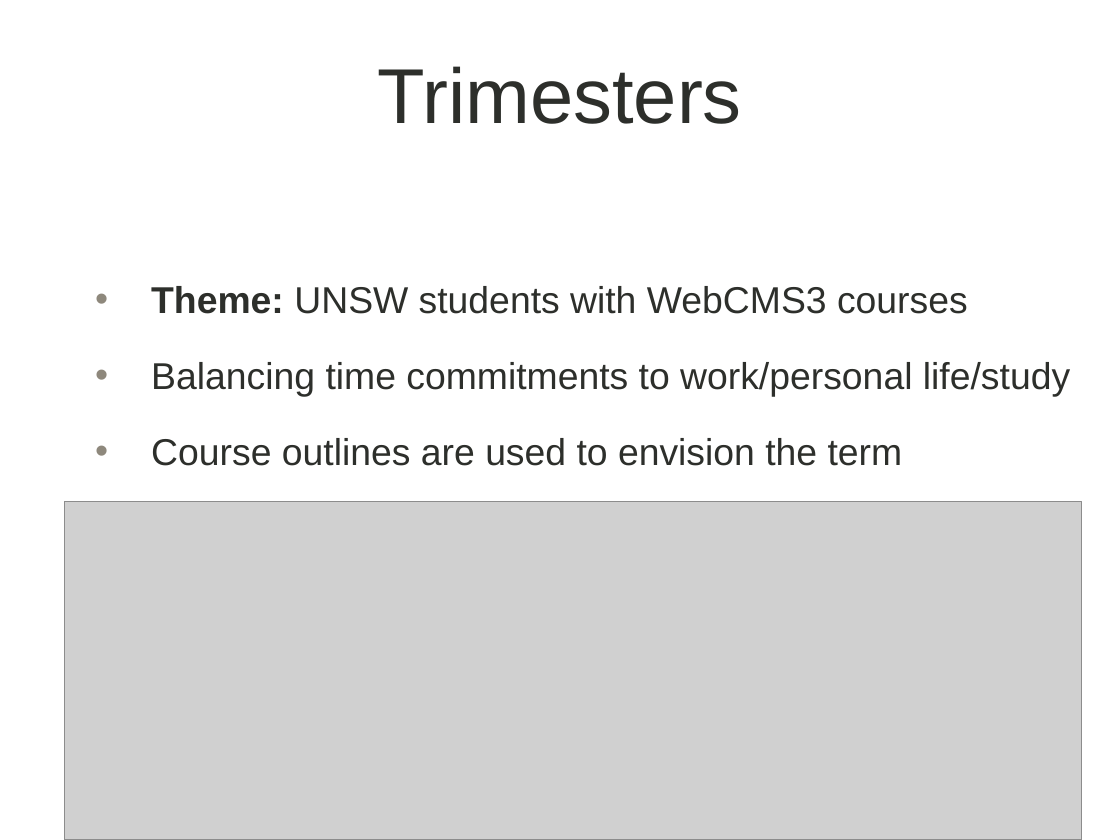
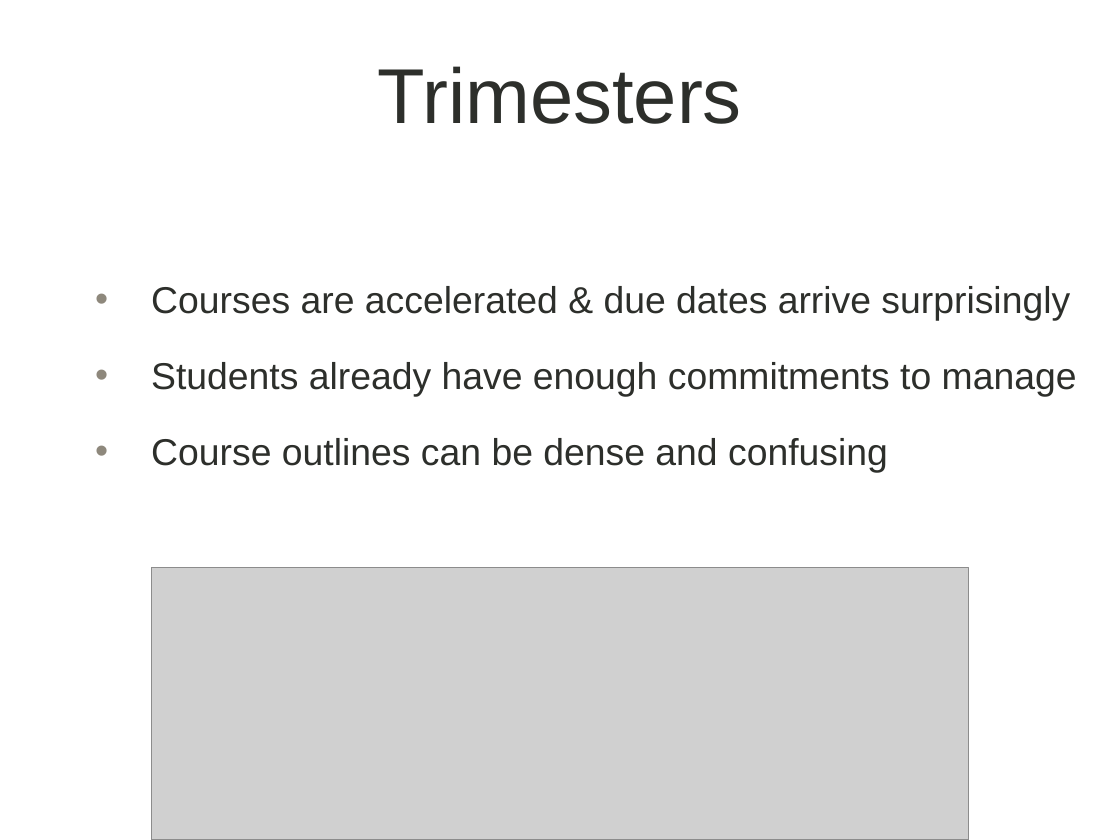
Before and after one commit to unsw-se2021/digital_invention, a slide deck: slide 3 of Deliverable3.pptx (slide 2 before the commit). Drawn at 1120x840 pixels with LibreOffice and Linux fonts; fonts in the diff are those of the drawing; grey boxes stand for pictures; background and template pictures are left out. Boxes give left, top, right and bottom in pixels: in the first picture for what was removed or moved away, otherwise in the second. Text is boxed around its words. In the diff, an @@ line names an element or a change of style, - is before the commit and + after.

```diff
--- a/Deliverable3.pptx
+++ b/Deliverable3.pptx
@@ text at [151, 286, 1077, 473]: text changed @@
-• Theme: UNSW students with WebCMS3 courses
-• Balancing time commitments to work/personal life/study
-• Course outlines are used to envision the term
+• Courses are accelerated & due dates arrive surprisingly
+• Students already have enough commitments to manage
+• Course outlines can be dense and confusing
@@ picture: place and size @@
-picture at [65, 502, 1082, 840]
+picture at [151, 568, 969, 840]
```
Also in this commit, not shown: 1 other slide changed, 1 slide added, 3 other files.
